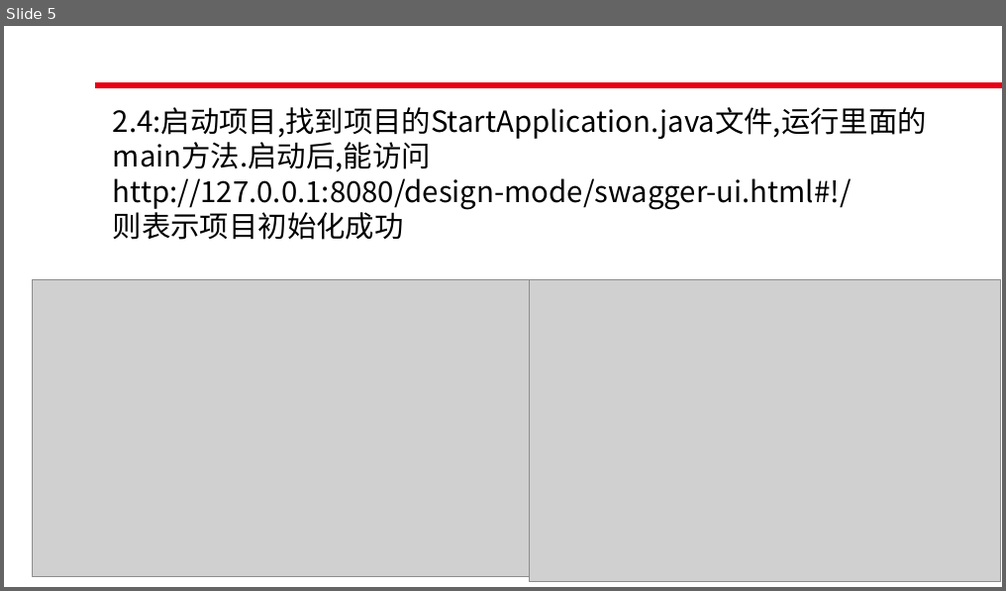
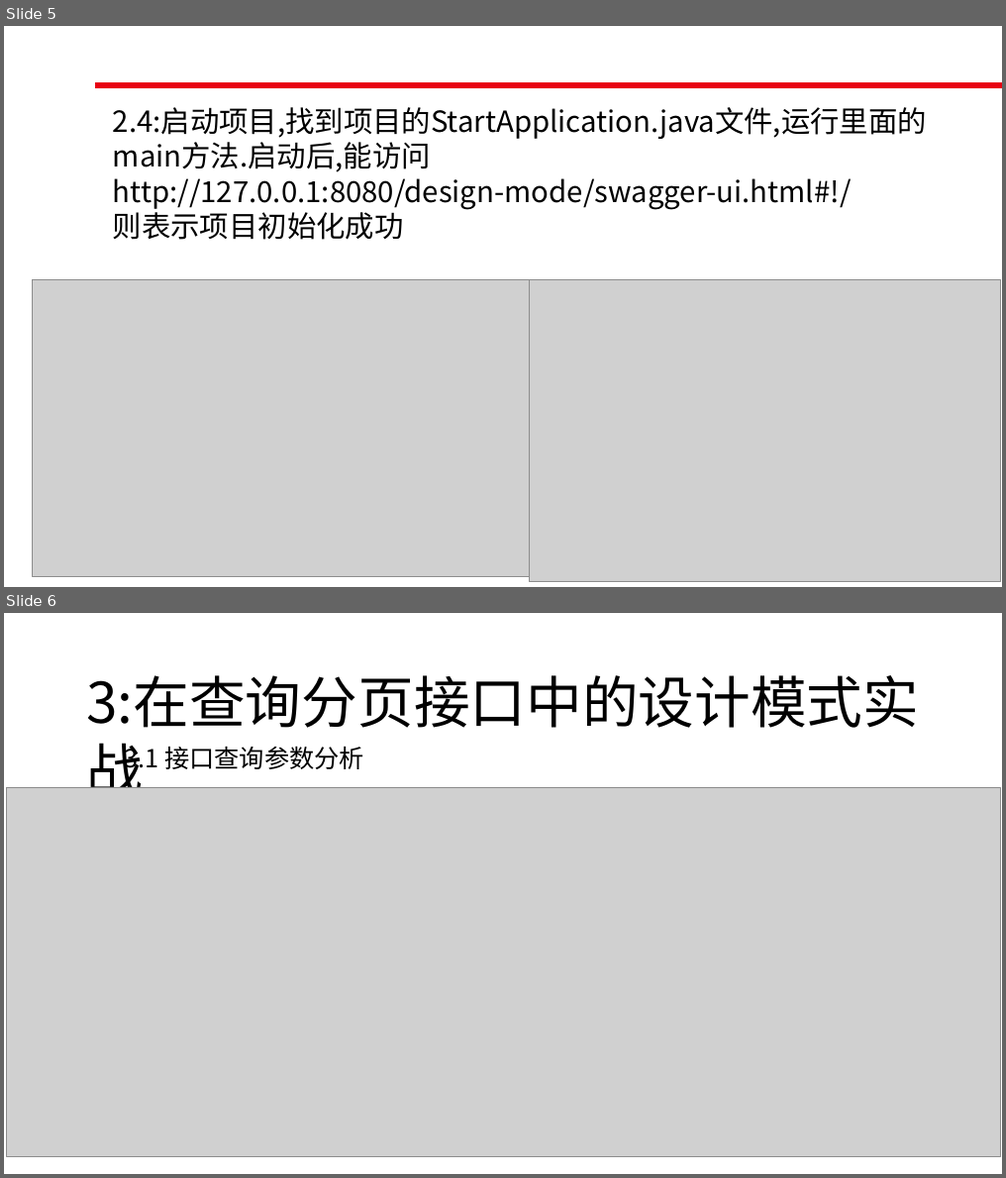
Before and after one commit to roet80736/JAVADesignMode, a slide deck: JAVA设计模式初级入门.pptx. Shown one above the other, each under a label of ours: slide 5 before the commit, slides 5 and 6 after it. The pictures are 1006x591 and 1006x1178 pixels, drawn with LibreOffice and Linux fonts; fonts in the diff are those of the drawing; grey boxes stand for pictures; background and template pictures are left out. Boxes give left, top, right and bottom in pixels: in the first picture for what was removed or moved away, otherwise in the second. Text is boxed around its words. In the diff, an @@ line names an element or a change of style, - is before the commit and + after.

```diff
--- a/JAVA设计模式初级入门.pptx
+++ b/JAVA设计模式初级入门.pptx
@@ slide 6 added at (4,613,1002,1174), background picture (left out) @@
@@ text added at (86,675,919,728), 54 pt, text #000000 @@
+3:在查询分页接口中的设计模式实战
@@ text added at (125,743,364,774), 24 pt, text #000000 @@
+3.1 接口查询参数分析
@@ picture added at (6,787,1000,1157) @@
@@ text added at (814,1157,958,1159), 16 pt, text #8C8C8C @@
+诚信 业绩 创新 责任
```
Also in this commit, not shown: 9 other slides added, 7 slides removed, 10 other files.
